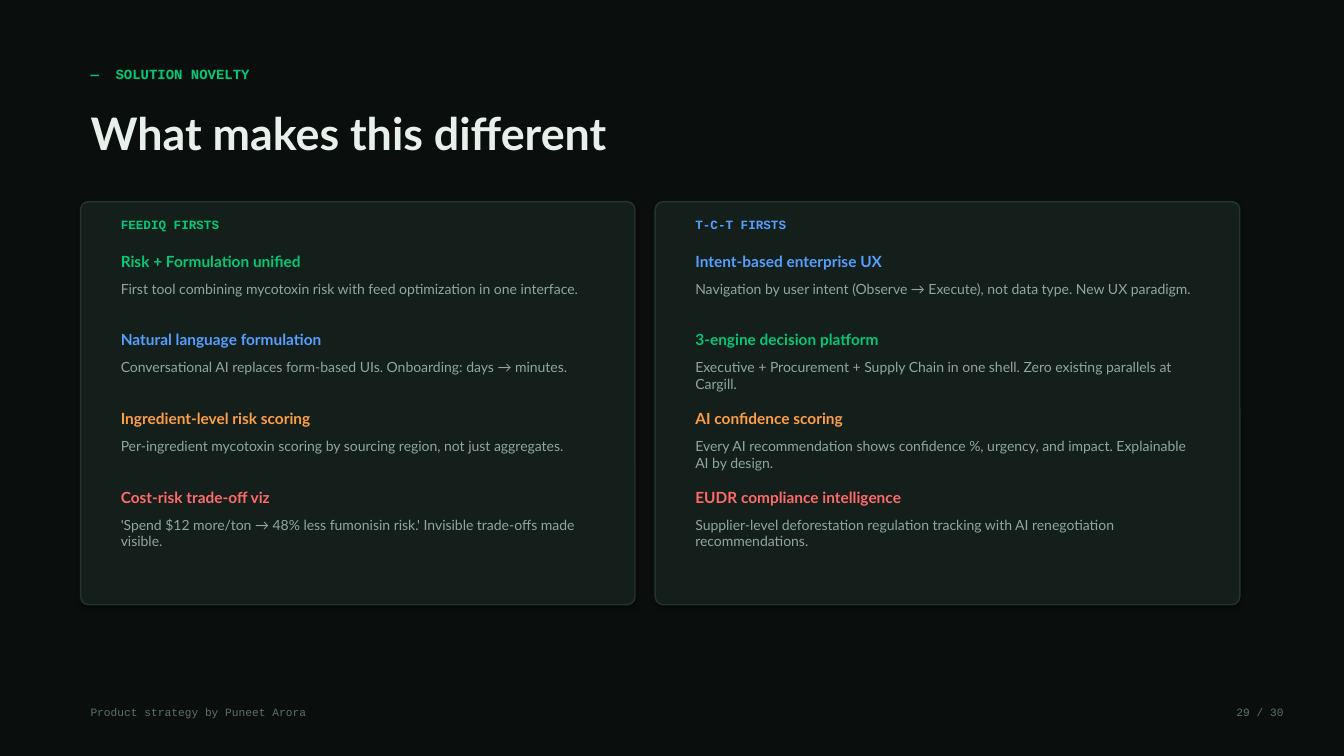
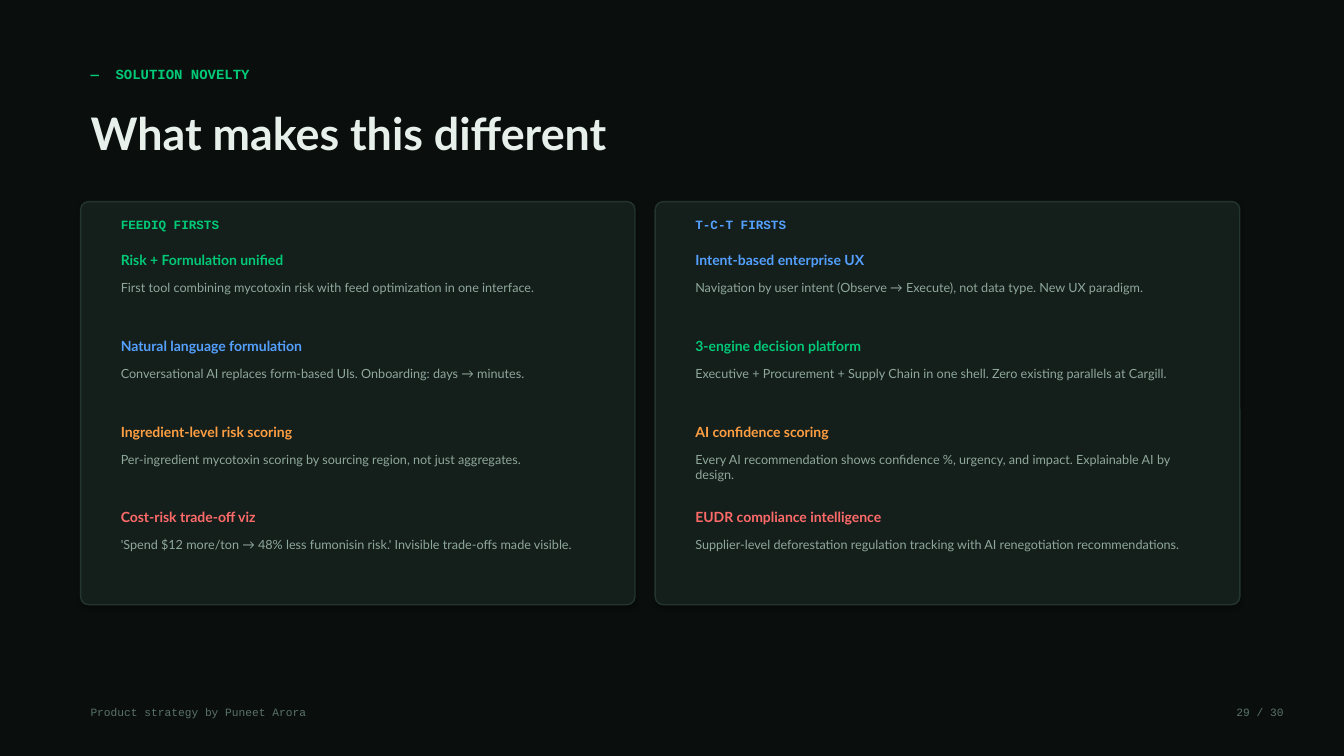
Before and after one commit to puneetindeelhi940/portfolio, a slide deck: slide 29 of FeedIQ-TCT-Case-Study-Puneet-Arora.pptx. Drawn at 1344x756 pixels with LibreOffice and Linux fonts; fonts in the diff are those of the drawing. Boxes give left, top, right and bottom in pixels: in the first picture for what was removed or moved away, otherwise in the second. Text is boxed around its words. In the diff, an @@ line names an element or a change of style, - is before the commit and + after.

```diff
--- a/FeedIQ-TCT-Case-Study-Puneet-Arora.pptx
+++ b/FeedIQ-TCT-Case-Study-Puneet-Arora.pptx
@@ text "Natural language formulation": place and size @@
-text "Natural language formulation" at box(121, 333, 322, 348)
+text "Natural language formulation" at box(121, 340, 302, 354)
@@ text "3-engine decision platform": place and size @@
-text "3-engine decision platform" at box(695, 333, 878, 348)
+text "3-engine decision platform" at box(695, 340, 861, 354)
@@ text "Conversational AI replaces form-based UIs. ...": place and size @@
-text "Conversational AI replaces form-based UIs. ..." at box(121, 361, 567, 375)
+text "Conversational AI replaces form-based UIs. ..." at box(121, 368, 524, 380)
@@ text "Executive + Procurement + Supply ...": place and size @@
-text "Executive + Procurement + Supply ..." at box(695, 361, 1172, 392)
+text "Executive + Procurement + Supply ..." at box(695, 368, 1167, 380)
@@ text "Ingredient-level risk scoring": place and size @@
-text "Ingredient-level risk scoring" at box(121, 412, 310, 427)
+text "Ingredient-level risk scoring" at box(121, 426, 292, 440)
@@ text "AI confidence scoring": place and size @@
-text "AI confidence scoring" at box(695, 412, 842, 427)
+text "AI confidence scoring" at box(695, 426, 829, 440)
@@ text "Per-ingredient mycotoxin scoring by sourcing ...": place and size @@
-text "Per-ingredient mycotoxin scoring by sourcing ..." at box(121, 440, 563, 454)
+text "Per-ingredient mycotoxin scoring by sourcing ..." at box(121, 454, 521, 466)
@@ text "Every AI recommendation shows confidence ...": place and size @@
-text "Every AI recommendation shows confidence ..." at box(695, 441, 1186, 471)
+text "Every AI recommendation shows confidence ..." at box(695, 454, 1170, 481)
@@ text "Cost-risk trade-off viz": place and size @@
-text "Cost-risk trade-off viz" at box(121, 491, 270, 503)
+text "Cost-risk trade-off viz" at box(121, 511, 255, 522)
@@ size 11 to 10 pt in 8 elements at box(121, 254, 283, 265), box(695, 254, 864, 268), box(121, 340, 302, 354), box(695, 340, 861, 354), box(121, 426, 292, 440), box(695, 426, 829, 440), box(121, 511, 255, 522), box(695, 511, 881, 525) @@
@@ text "EUDR compliance intelligence": place and size @@
-text "EUDR compliance intelligence" at box(695, 491, 901, 506)
+text "EUDR compliance intelligence" at box(695, 511, 881, 525)
@@ size 10 to 9 pt in 8 elements at box(695, 282, 1143, 294), box(121, 282, 534, 294), box(695, 368, 1167, 380), box(121, 368, 524, 380), box(695, 454, 1170, 481), box(121, 454, 521, 466), box(695, 539, 1179, 551), box(121, 539, 572, 551) @@
@@ text "'Spend $12 more/ton → 48% ...": place and size @@
-text "'Spend $12 more/ton → 48% ..." at box(121, 519, 575, 546)
+text "'Spend $12 more/ton → 48% ..." at box(121, 539, 572, 551)
@@ text "Supplier-level deforestation regulation tracking with ...": place and size @@
-text "Supplier-level deforestation regulation tracking with ..." at box(695, 519, 1114, 546)
+text "Supplier-level deforestation regulation tracking with ..." at box(695, 539, 1179, 551)
```
Also in this commit, not shown: 24 other slides changed, 1 other file.
